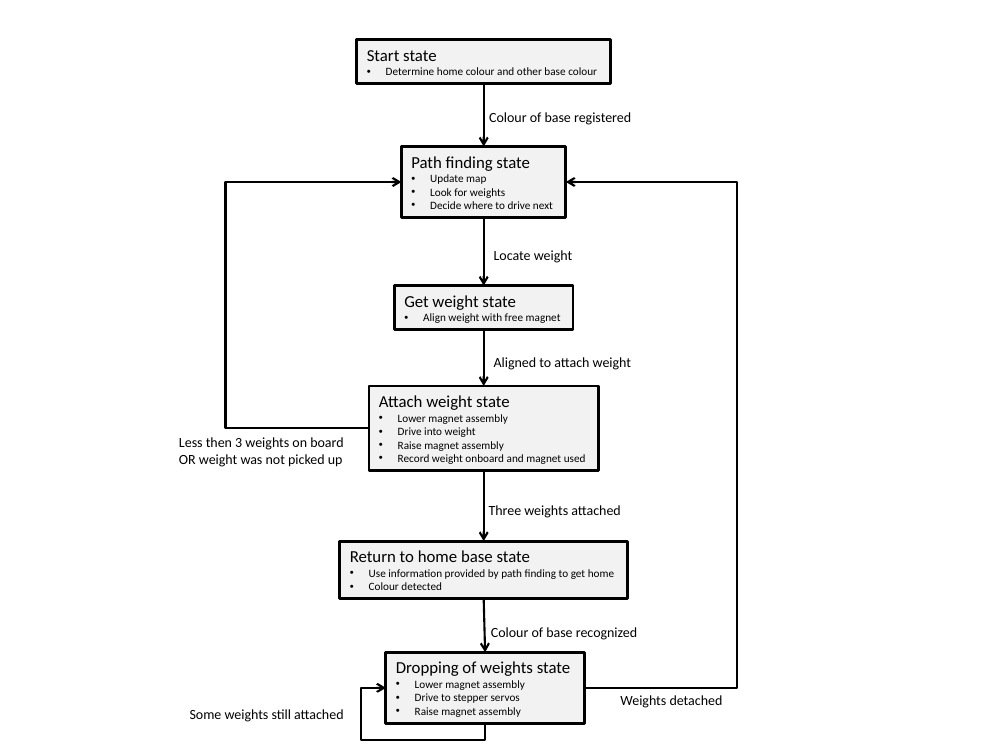
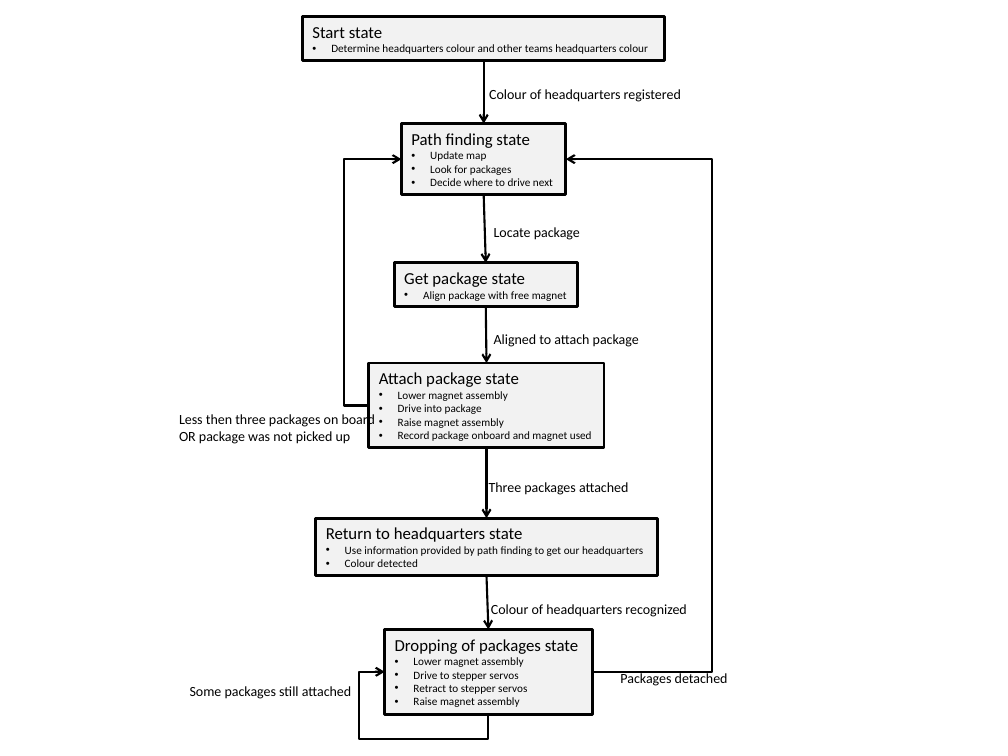
Before and after one commit to petern3/Group-10, a slide deck: slide 1 of Reports/Graphics/Ryan_fsm.pptx. Drawn at 1008x756 pixels with LibreOffice and Linux fonts; fonts in the diff are those of the drawing. Boxes give left, top, right and bottom in pixels: in the first picture for what was removed or moved away, otherwise in the second. Text is boxed around its words. In the diff, an @@ line names an element or a change of style, - is before the commit and + after.

```diff
--- a/Reports/Graphics/Ryan_fsm.pptx
+++ b/Reports/Graphics/Ryan_fsm.pptx
@@ rectangle "Start state": place and size @@
-rectangle "Start state" at [357, 39, 611, 84]
+rectangle "Start state" at [302, 16, 665, 60]
@@ text in rectangle at [331, 44, 648, 54]: text changed @@
-• Determine home colour and other base colour
+• Determine headquarters colour and other teams headquarters colour
@@ text at [489, 89, 681, 102]: text changed @@
-Colour of base registered
+Colour of headquarters registered
@@ rectangle "Path finding state": place and size @@
-rectangle "Path finding state" at [401, 146, 565, 218]
+rectangle "Path finding state" at [401, 124, 565, 196]
@@ elbow arrow moved from (369, 428) - (401, 182) to (369, 405) - (401, 159) @@
@@ text in rectangle at [430, 165, 511, 175]: text changed @@
-• Look for weights
+• Look for packages
@@ elbow arrow moved from (585, 687) - (565, 182) to (593, 671) - (565, 159) @@
@@ 3 arrows: place and size @@
-3 arrows at [484, 84, 484, 386]
+3 arrows at [484, 60, 487, 363]
@@ text at [494, 227, 580, 240]: text changed @@
-Locate weight
+Locate package
@@ rectangle "Get package state": place and size @@
-rectangle "Get package state" at [394, 285, 573, 330]
+rectangle "Get package state" at [394, 263, 577, 307]
@@ text in rectangle at [404, 272, 567, 301]: text changed @@
-Get weight state
-• Align weight with free magnet
+Get package state
+• Align package with free magnet
@@ text at [494, 334, 639, 347]: text changed @@
-Aligned to attach weight
+Aligned to attach package
@@ rectangle "Attach package state": place and size @@
-rectangle "Attach package state" at [369, 386, 599, 471]
+rectangle "Attach package state" at [369, 363, 604, 448]
@@ text in rectangle at [379, 372, 518, 387]: text changed @@
-Attach weight state
+Attach package state
@@ text at [179, 412, 375, 444]: text changed @@
-Less then 3 weights on board
-OR weight was not picked up
+Less then three packages on board
+OR package was not picked up
@@ text in rectangle at [398, 404, 482, 414]: text changed @@
-• Drive into weight
+• Drive into package
@@ text in rectangle at [398, 431, 592, 441]: text changed @@
-• Record weight onboard and magnet used
+• Record package onboard and magnet used
@@ arrow moved from (484, 471) - (484, 541) to (487, 448) - (487, 518) @@
@@ text at [489, 482, 628, 495]: text changed @@
-Three weights attached
+Three packages attached
@@ rectangle "Return to headquarters state": place and size @@
-rectangle "Return to headquarters state" at [340, 541, 627, 599]
+rectangle "Return to headquarters state" at [316, 518, 657, 576]
@@ text in rectangle at [326, 527, 643, 556]: text changed @@
-Return to home base state
-• Use information provided by path finding to get home
+Return to headquarters state
+• Use information provided by path finding to get our headquarters
@@ arrow moved from (484, 599) - (485, 652) to (487, 576) - (489, 629) @@
@@ rectangle "Dropping of packages state": place and size @@
-rectangle "Dropping of packages state" at [386, 652, 585, 724]
+rectangle "Dropping of packages state" at [385, 629, 593, 714]
@@ text at [491, 604, 686, 617]: text changed @@
-Colour of base recognized
+Colour of headquarters recognized
@@ text in rectangle at [395, 639, 578, 654]: text changed @@
-Dropping of weights state
+Dropping of packages state
@@ text at [190, 686, 351, 699]: text changed @@
-Some weights still attached
+Some packages still attached
@@ elbow arrow moved from (485, 724) - (386, 687) to (489, 715) - (385, 671) @@
@@ text in rectangle at [413, 684, 527, 694]: paragraph added @@
+• Retract to stepper servos
@@ text at [620, 671, 728, 686]: text changed @@
-Weights detached
+Packages detached
```
Also in this commit, not shown: 2 other files.
